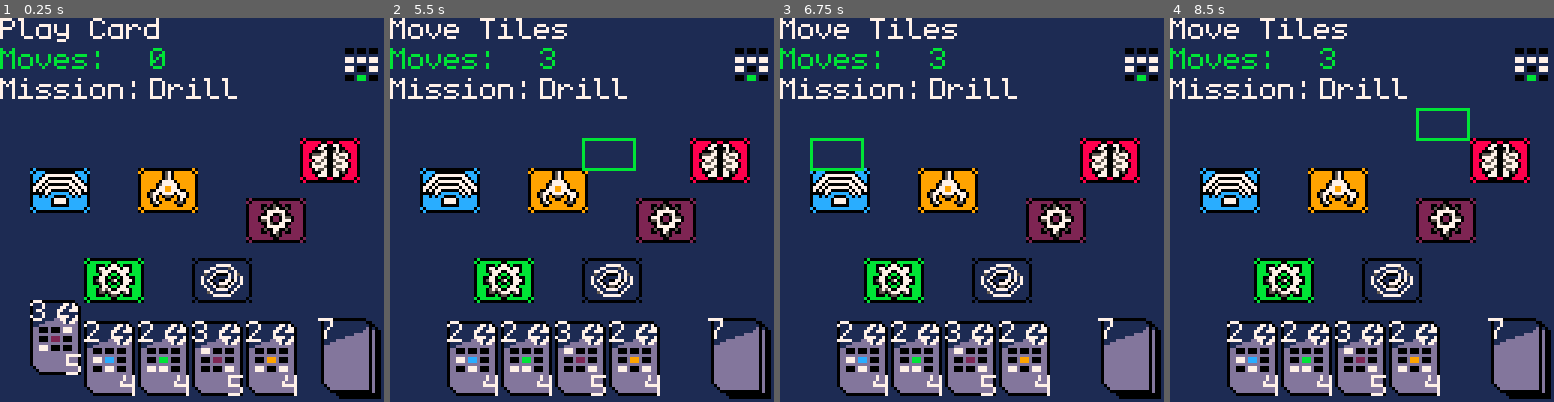
Above: before the commit, frames 1-4 (left to right).
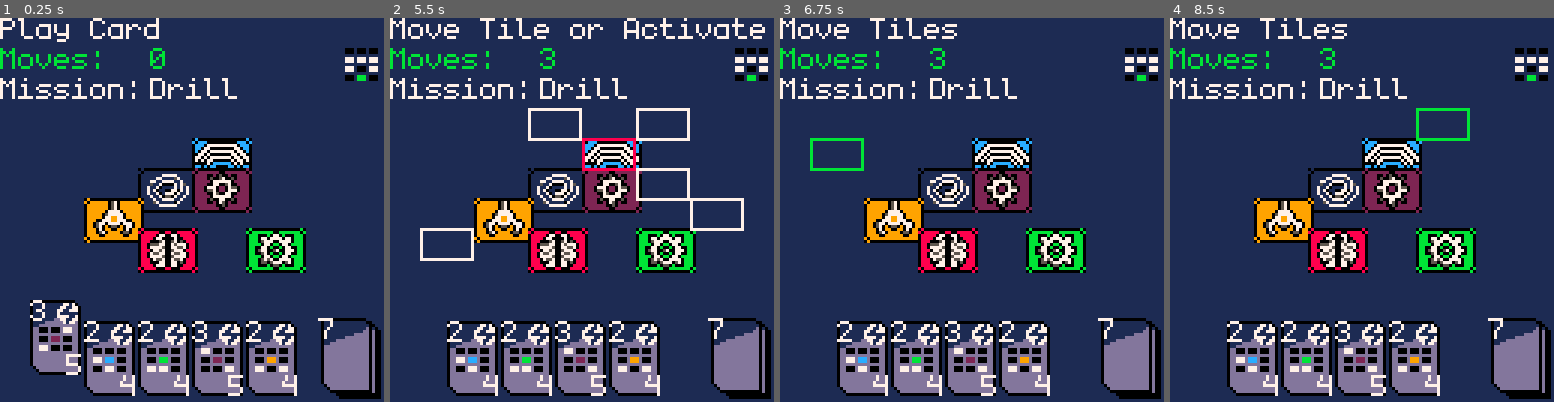
Above: after the commit, the same moments.

Repository: AkuraEx/Pico_Rove
Game: PICO-8 cartridge pico_rove.p8
The game is run twice, just before and just after one commit, with the same random seed, the same clock (stepped at 60 frames per second) and the same inputs.
Inputs:
- Up to frame 1 (0.25 s): no input
- Up to frame 2 (5.5 s): tap O (Z key) at 0.33, 0.7, 1.43, 2.22, 3.1, 3.98, 4.87 s; tap X (X key) at 1.07, 2.07, 2.4, 2.73, 3.07, 3.4, 3.73, 4.07, 4.4, 4.73, 5.07, 5.4 s; hold Left 1.97-2.37 s; hold Down 2.42-2.82 s; hold Right 2.87-3.53 s; hold Up 3.58-4.08 s; hold Right 4.13-4.53 s; hold Down 4.58-5.08 s; hold Left from 5.13 s (still down)
- Up to frame 3 (6.75 s): tap X (X key) every 0.33 s from 5.73 to 6.73 s; tap O (Z key) at 5.75, 6.63 s; release Left at 5.8 s; hold Up 5.85-6.18 s; hold Left 6.23-6.63 s; hold Down from 6.68 s (still down)
- Up to frame 4 (8.5 s): tap X (X key) every 0.33 s from 7.07 to 8.4 s; release Down at 7.08 s; hold Right 7.13-7.8 s; tap O (Z key) at 7.52, 8.4 s; hold Up 7.85-8.35 s; hold Right from 8.4 s (still down)

The runs differ from the first frame. In frame 1, 17% of the frame differs, in the area x 7-94%, y 31-75%; in frame 2, 19%, in the area x 7-98%, y 0-75%; in frame 3, 17%; in frame 4, 17%.

Commit message:
randomize modules/ mission match

Diff:
--- a/board.lua
+++ b/board.lua
@@ -35,8 +35,8 @@
     randomize_modules = function(self)
         count = 1
         while count ~= 7 do
-            local i = flr(rnd(6)) + 1
-            local j = flr(rnd(6)) + 1
+            local i = flr(rnd(4)) + 2
+            local j = flr(rnd(4)) + 2
             if self.boardState[i][j].type == EMPTY then
                 self.boardState[i][j].type = self.typelist[count]
                 self.boardState[i][j].spr = self.sprlist[count]
@@ -138,6 +138,22 @@
                 self.boardState[i][j].valid = false
             end
         end
+    end,
+
+    match = function(self, r, c)
+        -- FIX THIS
+        -- match check
+        for i = 1, 4 do
+            for j = 1, 3 do
+                if(current_mission.modules[i][j] == FILLED and self.boardState[i + r][j + c].type == 0) then
+                    return false
+                elseif(current_mission.modules[i][j] ~= FILLED and current_mission.modules[i][j] > EMPTY and self.boardState[i + r][j + c] ~= current_mission.modules[i][j]) then
+                    return false
+                end
+            end
+        end
+
+        return true
     end
 
 
--- a/card.lua
+++ b/card.lua
@@ -42,7 +42,6 @@
 
     match = function(self, r, c)
 
-        --TODOOOOOOOOOOOOOOOOOOO
         -- match check
         for i = 1, 3 do
             for j = 1, 3 do
--- a/controls.lua
+++ b/controls.lua
@@ -9,12 +9,16 @@
   end
   -- x
   if btnp(5) then
-    -- TOOOODOOOOOOOOOOOOOOOOOOOOO
-    if hand[c_h]:match(0, 0) or hand[c_h]:match(1, 0) or hand[c_h]:match(0, 1) or hand[c_h]:match(1, 1) or hand[c_h]:match(0, 2) or hand[c_h]:match(1, 2) then
-        move += hand[c_h].matchValue
-    else
-        move += hand[c_h].value
+    value = hand[c_h].value
+    for i = 0, ROWS - 3 do
+        for j = 0, COLS - 3 do
+            if hand[c_h]:match(i, j) then
+                value = hand[c_h].matchValue
+            break
+            end
+        end
     end
+    move += value
     deli(hand, c_h)
     c_h = 0
     card_phase = false
@@ -71,6 +75,21 @@
             move -= 1
         end
 
+        for i = 0, 2 do
+            for j = 0, 3 do
+                if board:match(i, j) then
+                    move = 0
+                    if #hand > 0 do
+                        add(hand, deck:pop())
+                    end
+                    card_phase = true
+                    board_phase = false
+                    current_mission = mission_deck:pop_mission()
+                    mission += 1
+                end
+            end
+        end
+
         if(move == 0) then
             card_phase = true
             board_phase = false
